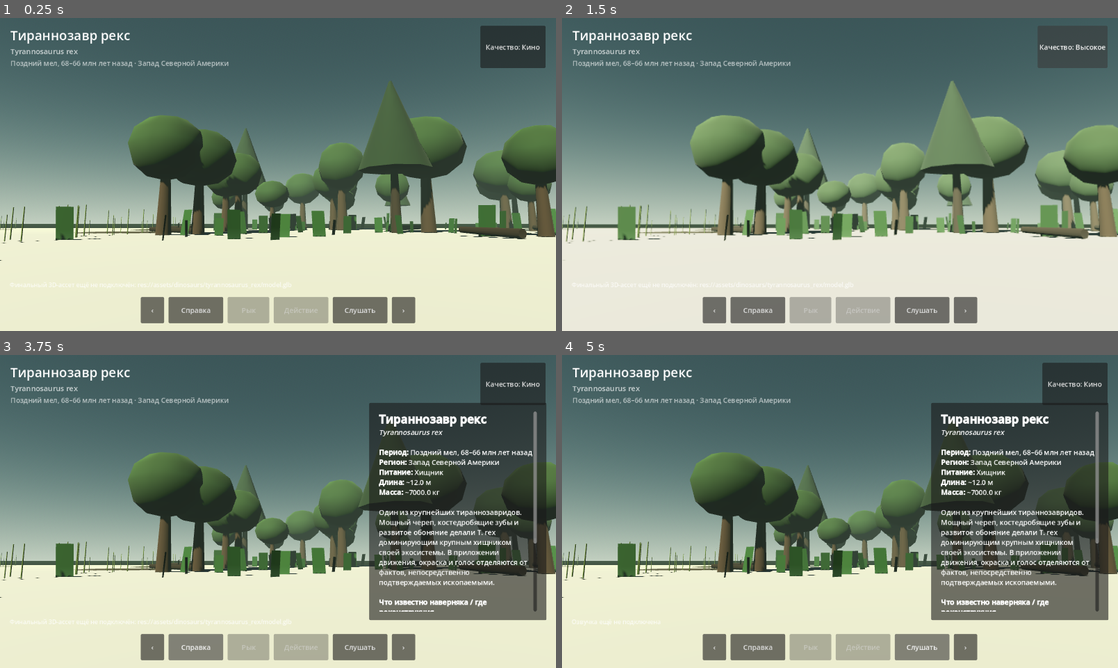
Above: before the commit, frames 1-4 (two rows, left to right).
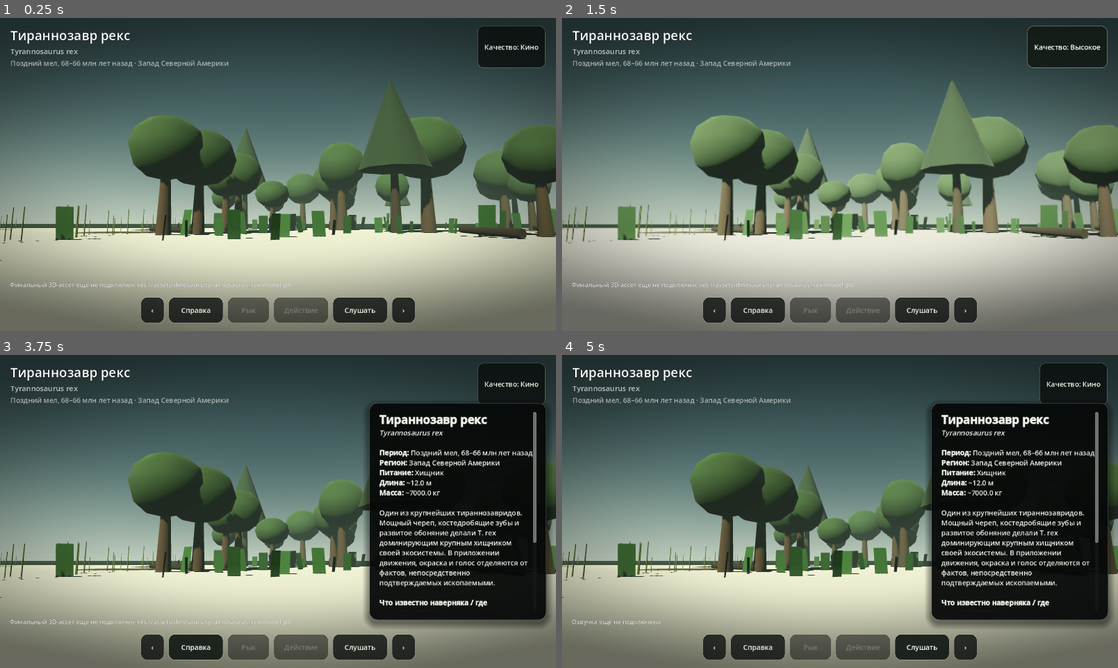
Above: after the commit, the same moments.

Repository: artemkz147-ship-it/RAZNOE147
Game: Godot game, scene res://scenes/main.tscn
The game is run twice, just before and just after one commit, with the same random seed, the same clock (stepped at 60 frames per second) and the same inputs.
Inputs:
- Up to frame 1 (0.25 s): no input
- Up to frame 2 (1.5 s): click "Качество: Кино" at 0.5 s; click "Качество: Производительность" at 1.25 s
- Up to frame 3 (3.75 s): click "Качество: Высокое" at 2 s; click "‹" at 2.75 s; click "Справка" at 3.5 s
- Up to frame 4 (5 s): click "Слушать" at 4.25 s

The runs differ from the first frame. In frame 1, 45% of the frame differs, in the area x 0-100%, y 0-100%; in frame 2, 46%; in frame 3, 60%; in frame 4, 60%.

Commit message:
dino: attach cinematic UI polish layer

Diff:
--- a/scenes/main.tscn
+++ b/scenes/main.tscn
@@ -1,8 +1,9 @@
-[gd_scene load_steps=4 format=3]
+[gd_scene load_steps=5 format=3]
 
 [ext_resource type="Script" path="res://scripts/main.gd" id="1_main"]
 [ext_resource type="Script" path="res://scripts/orbit_camera.gd" id="2_camera"]
 [ext_resource type="Script" path="res://scripts/scene_stage.gd" id="3_stage"]
+[ext_resource type="Script" path="res://scripts/ui_polish.gd" id="4_ui"]
 
 [node name="Main" type="Node3D"]
 script = ExtResource("1_main")
@@ -27,3 +28,4 @@
 far = 500.0
 
 [node name="UI" type="CanvasLayer" parent="."]
+script = ExtResource("4_ui")
